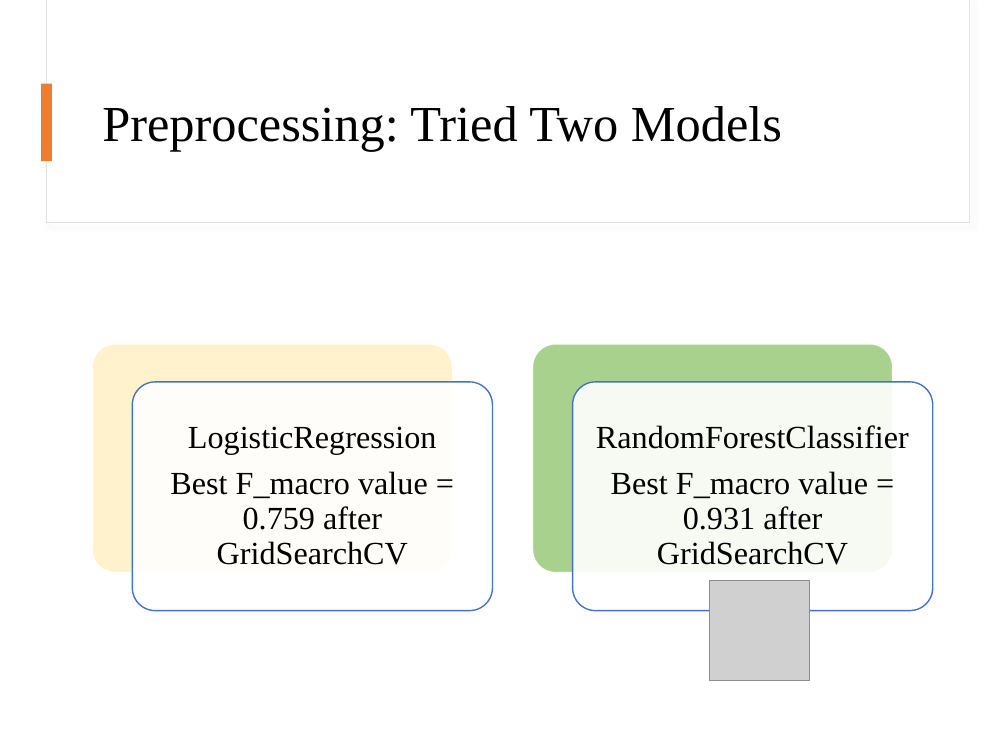
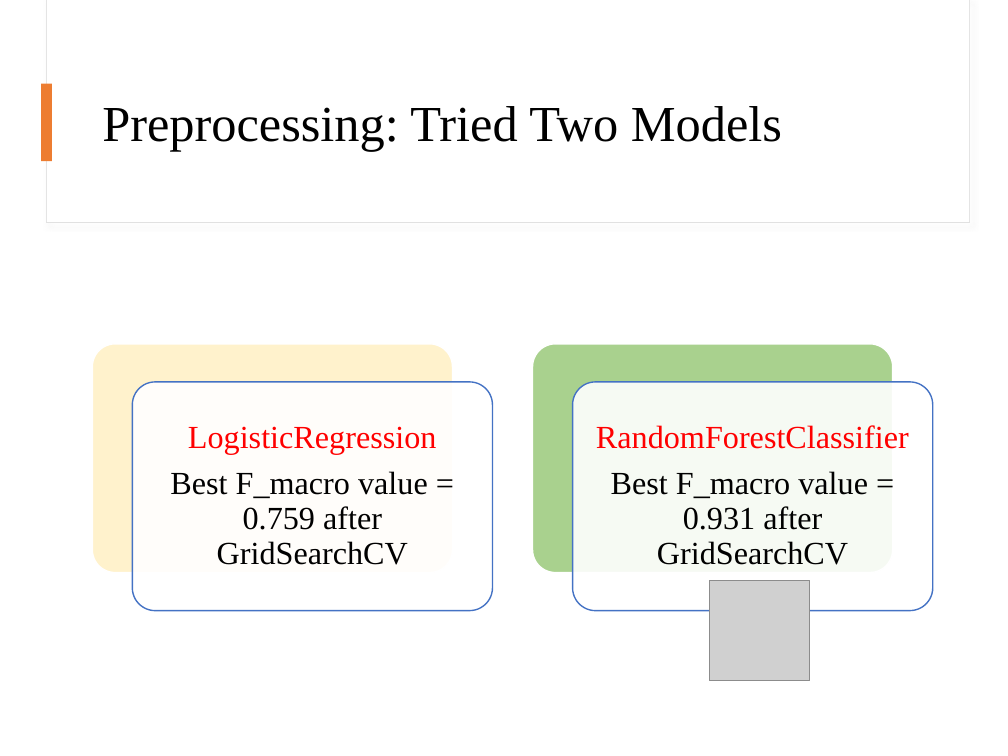
Before and after one commit to mengyanl/DirectMarketing, a slide deck: slide 8 of DirectMarket.pptx. Drawn at 1008x756 pixels with LibreOffice and Linux fonts; fonts in the diff are those of the drawing; grey boxes stand for pictures. Boxes give left, top, right and bottom in pixels: in the first picture for what was removed or moved away, otherwise in the second. Text is boxed around its words. In the diff, an @@ line names an element or a change of style, - is before the commit and + after.

```diff
--- a/DirectMarket.pptx
+++ b/DirectMarket.pptx
@@ text at box(188, 426, 437, 455): text colour #000000 to #FF0000 in "LogisticRegression" @@
@@ text at box(596, 425, 909, 449): text colour #000000 to #FF0000 in "RandomForestClassifier" @@
```
Also in this commit, not shown: 4 other slides changed, 1 slide added.
